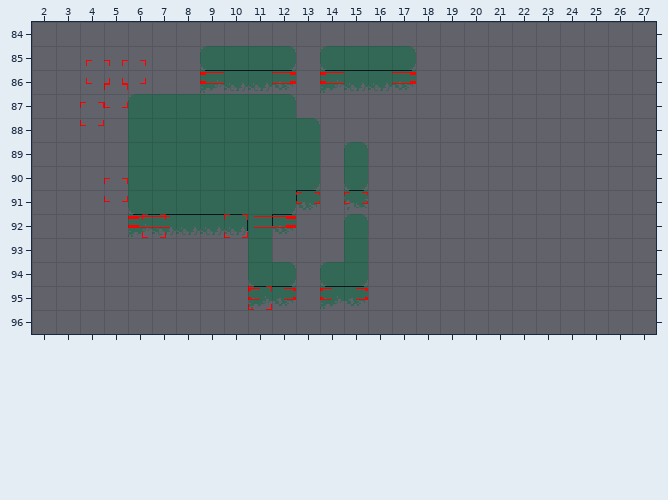
An edit to a level. Tiled map (JSON), assets/maps/debug.json. Above is the file before it was changed.
Cells are 16x16 px. Shown: x 2..27, y 84..96.
After the commit:
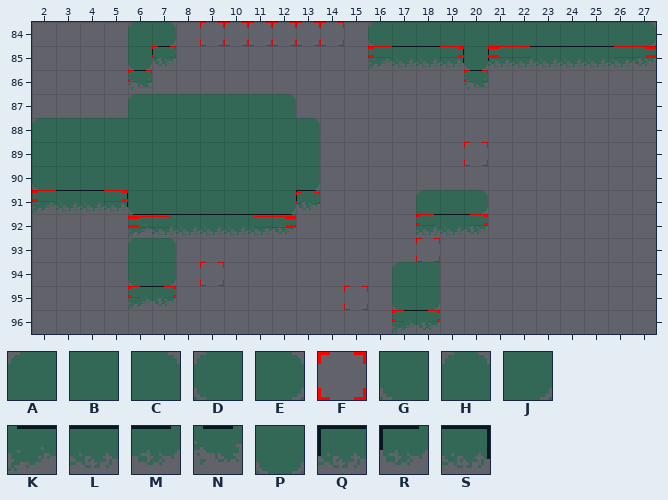
Key: from "main": A 0, B 1, C 2, D 3, E 4, F 6, G 10, H 11, J 12, K 13, L 14, M 15, N 16, P 21, Q 24, R 25, S 26.
_ is an empty cell.
Objects are placed by their top-left corner, in cells (3,4 is the top-left corner of cell 3,4); size is 1x1 cell unless given.
Tiles replaced or removed in this view: B, D, E, G, H, J, K, L, M, N, P, R, S.
Author's note on the commit: Fix collision and cool new debug map.
What changed:
Changed rows in their new state; . is an unchanged cell.
Layer "tiles":
first column x 2:
84 ....AE........DBBBBBBBBBBE
85 ....PR.____.__KLLSPQLLLLLM
86 ....N..____.____..N.......
88 ABBB......................
89 BBBB........._............
90 GBBB........._............
91 KLLS........._..ABE.......
92 ........LLM.._..LLM.......
93 ....AC..._..._............
94 ....GJ...__.__.AB.........
95 ....KM...__.__.GJ.........
96 ...............KM.........
Layer "objects":
changed: F "platform" at 10,92 -> F "platform" at 18,93
changed: F "platform" at 11,95 -> F "platform" at 9,94
changed: F "islandParticles" at 11,95.1 size 2x0.5 -> F "islandParticles" at 6,95 size 2x0.5
changed: F "islandParticles" at 14,95.1 size 2x0.5 -> F "islandParticles" at 17,96 size 2x0.5
added: F "platform" at 9,84
added: F "platform" at 10,84
added: F "platform" at 11,84
added: F "platform" at 12,84
added: F "platform" at 13,84
added: F "platform" at 14,84
added: F "islandParticles" at 7,85 size 1x0.5
added: F "islandParticles" at 16,85 size 4x0.5
added: F "islandParticles" at 21,85 size 7x0.5
added: F "islandParticles" at 6,86 size 1x0.5
added: F "islandParticles" at 20,86 size 1x0.5
added: F "platform" at 20,89
added: F "islandParticles" at 2,91 size 4x0.5
added: F "islandParticles" at 18,92 size 3x0.5
added: F "platform" at 15,95
removed: F "islandParticles" at 9,86.1 size 4x0.5
removed: F "islandParticles" at 14,86.1 size 4x0.5
removed: F "platform" at 5.8,85.6
removed: F "platform" at 4.2,85.6
removed: F "platform" at 5,86.6
removed: F "platform" at 4,87.3
removed: F "platform" at 5,90.5
removed: F "islandParticles" at 15,91.1 size 1x0.5
removed: F "platform" at 6.6,92
Pixel boxes of the changes (left, top, right, bottom) in both pictures:
changed: (32, 22, 176, 213)
changed: (200, 22, 656, 93)
changed: (320, 142, 368, 310)
added: (464, 142, 488, 166)
changed: (392, 190, 488, 333)
changed: (128, 214, 176, 309)
changed: (224, 214, 296, 310)
new place: (200, 262, 224, 286)
